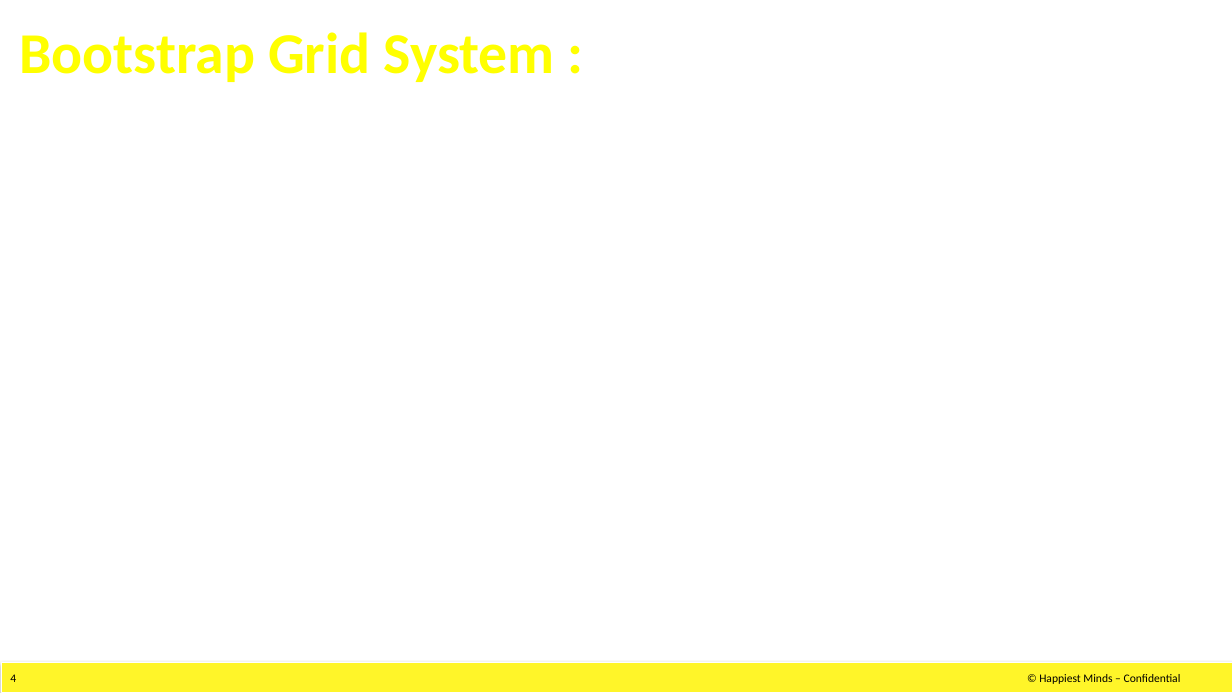
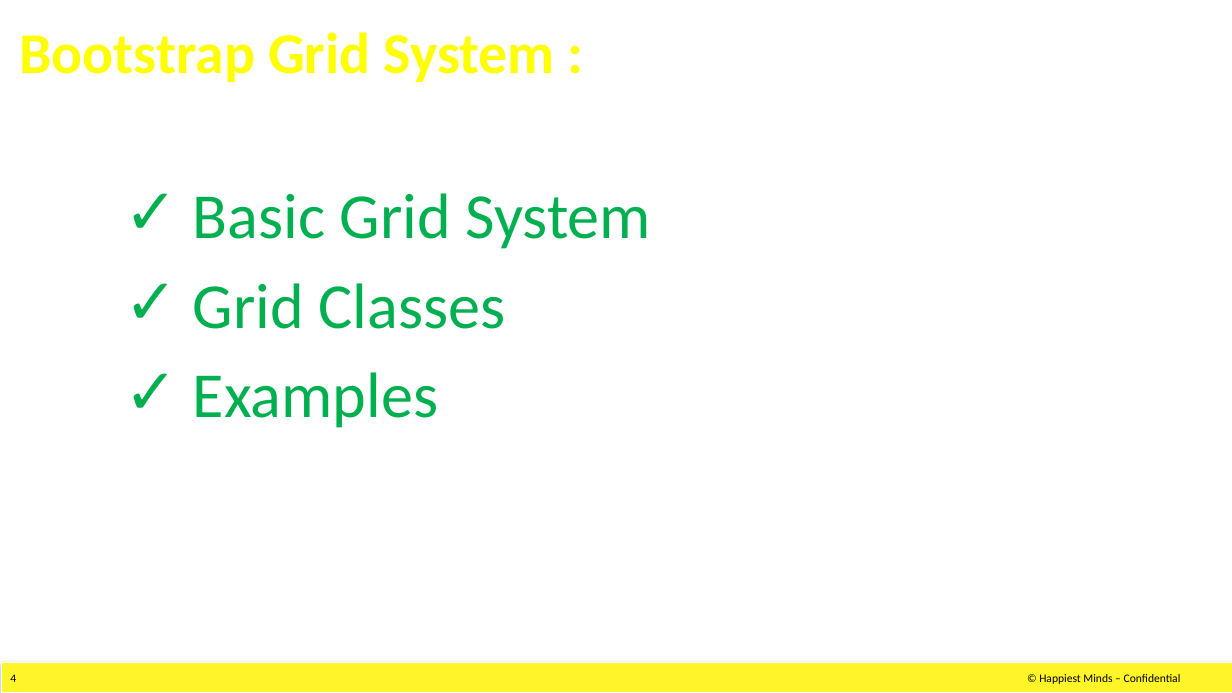
Before and after one commit to ImSraone/Bootstrap, a slide deck: slide 4 of PPT/D3JS HM Session.pptx. Drawn at 1232x693 pixels with LibreOffice and Linux fonts; fonts in the diff are those of the drawing; background and template pictures are left out. Boxes give left, top, right and bottom in pixels: in the first picture for what was removed or moved away, otherwise in the second. Text is boxed around its words. In the diff, an @@ line names an element or a change of style, - is before the commit and + after.

Commit message:
Changes related to Grid System

```diff
--- a/PPT/D3JS HM Session.pptx
+++ b/PPT/D3JS HM Session.pptx
@@ text added at <box>193,193,652,428</box>, 50 pt, text #00B050 @@
+✓ Basic Grid System
+✓ Grid Classes
+✓ Examples
```
Also in this commit, not shown: 1 other slide changed, 8 other files.
